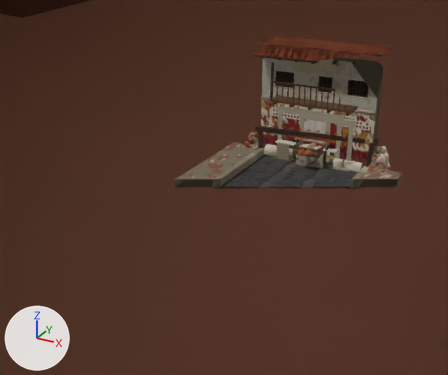
One commit to the glTF model public/assets/pompeii-kit.glb: the scene before it, then after it.
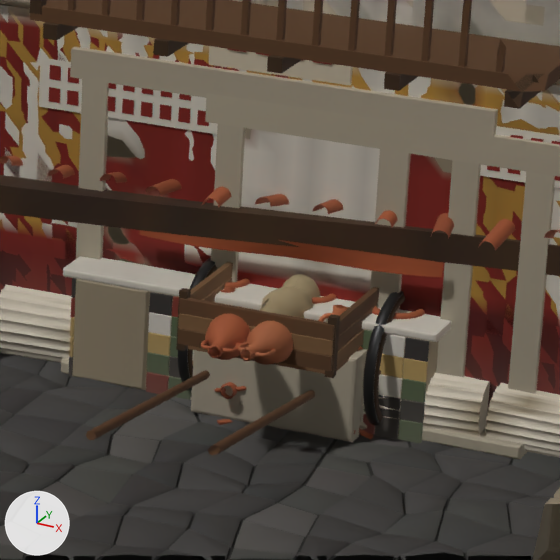
Old and new are each drawn from a 50 mm lens placed at (10.42, -28.45, 11.74), pointed at (-3.53, -3.08, -0.95) and again close up on the part from 59% to 79% of the width and 26% to 50% of the height. Lighting does not change. The marker at lower left points along +X, +Y and +Z. The older version's two pictures come first. Everything nearer to the camera than a plane just in front of the edit is cut away. Where no turn or scale is listed for an object, it has been applied to the vertices.

The first close-up shows 'Cart_wood', 'FallenBeam_wood', 'FallenColumn_plaster', 'House_Ochre_plaster', 'House_Ochre_stone', 'House_Red_plaster', 'House_Red_stone', 'House_White_plaster', 'House_White_stone', 'House_White_wood', 'Road_30m_stone', 'Thermopolium_stone' and 13 more.
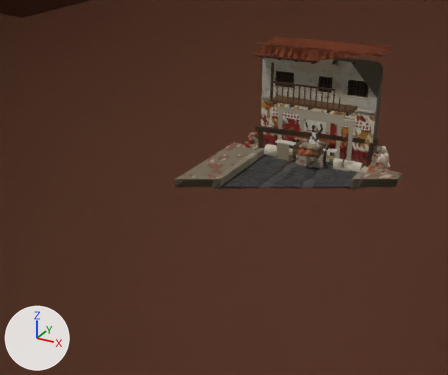
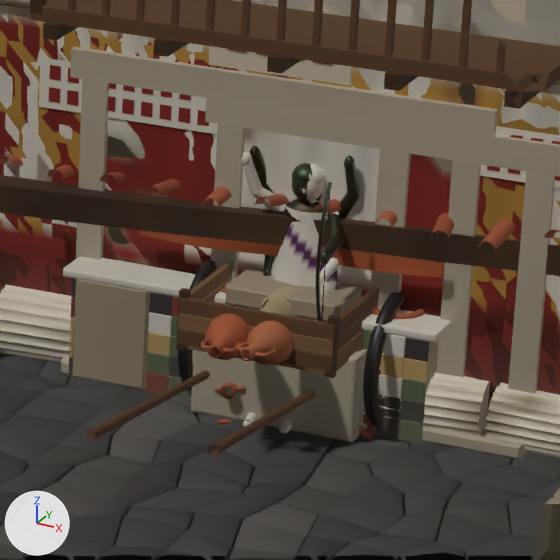
Commit message: Statues, step 1: four statues and a pedestal in the street kit

Where the change shows, as pixel boxes (x1, y1, x2, y2) in the close-ups (560 x 560 px):
'Statue_Emperor_stone', added: after (241, 152, 340, 296)
'Pedestal_stone', added (brown): after (225, 268, 362, 323)
'Statue_Apollo_metal', added: after (263, 163, 344, 322)
'Statue_Faun_metal', added: after (250, 146, 361, 219)
'Statue_Notable_stone', added (mostly hidden): after (243, 282, 339, 434)

Patch to the scene script:
```diff
--- a/public/assets/pompeii-kit.glb.py
+++ b/public/assets/pompeii-kit.glb.py
@@ me_mesh_43 @@
+me_mesh_43.from_pydata(...)  # 64 vertices, 112 faces; spans x -0.5..0.5, y -0.5..0.5, z -0.55..0.55
+me_mesh_43.materials.append(mat_stone)
@@ me_mesh_42 @@
+me_mesh_42.from_pydata(...)  # 2950 vertices, 5460 faces; spans x -0.35..0.35, y -0.57..0.57, z -0.81..0.81
+me_mesh_42.materials.append(mat_stone)
@@ me_mesh_41 @@
+me_mesh_41.from_pydata(...)  # 2642 vertices, 4928 faces; spans x -0.47..0.47, y -0.25..0.25, z -1.11..1.11
+me_mesh_41.materials.append(mat_metal)
@@ me_mesh_40 @@
+me_mesh_40.from_pydata(...)  # 3995 vertices, 7612 faces; spans x -0.44..0.44, y -0.29..0.29, z -1.07..1.07
+me_mesh_40.materials.append(mat_stone)
@@ me_mesh_39 @@
+me_mesh_39.from_pydata(...)  # 2869 vertices, 5344 faces; spans x -0.37..0.37, y -0.44..0.44, z -1.06..1.06
+me_mesh_39.materials.append(mat_metal)
@@ ob_pedestal_stone @@
+ob_pedestal_stone = bpy.data.objects.new('Pedestal_stone', me_mesh_43)
+ob_pedestal_stone.location = (0.0, 0.0, 0.55)
@@ ob_statue_notable_stone @@
+ob_statue_notable_stone = bpy.data.objects.new('Statue_Notable_stone', me_mesh_42)
+ob_statue_notable_stone.location = (0.0, -0.159, 0.807)
@@ ob_statue_faun_metal @@
+ob_statue_faun_metal = bpy.data.objects.new('Statue_Faun_metal', me_mesh_41)
+ob_statue_faun_metal.location = (-0.039, 0.026, 1.103)
@@ ob_statue_emperor_stone @@
+ob_statue_emperor_stone = bpy.data.objects.new('Statue_Emperor_stone', me_mesh_40)
+ob_statue_emperor_stone.location = (-0.082, -0.032, 1.07)
@@ ob_statue_apollo_metal @@
+ob_statue_apollo_metal = bpy.data.objects.new('Statue_Apollo_metal', me_mesh_39)
+ob_statue_apollo_metal.location = (0.017, -0.234, 1.056)
```
